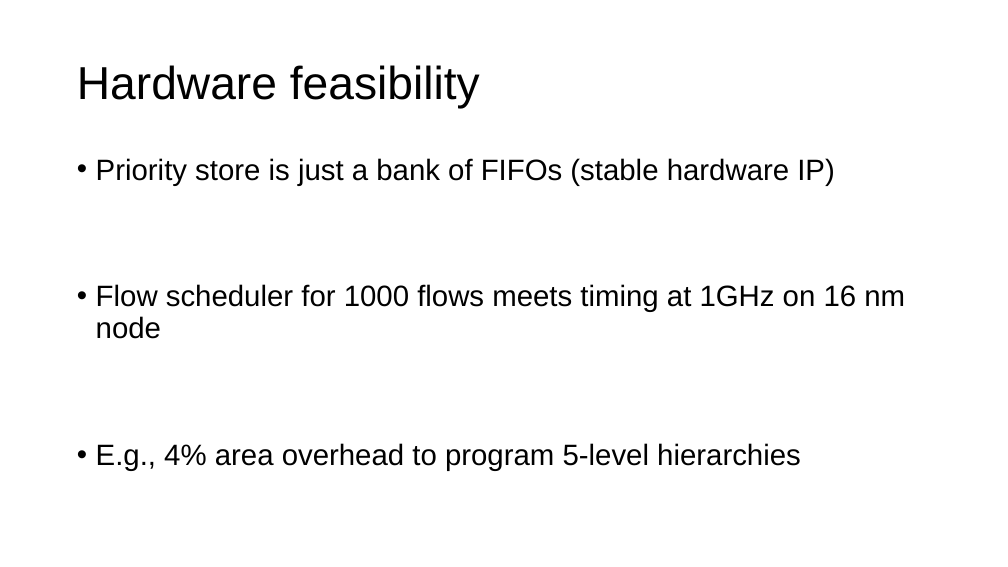
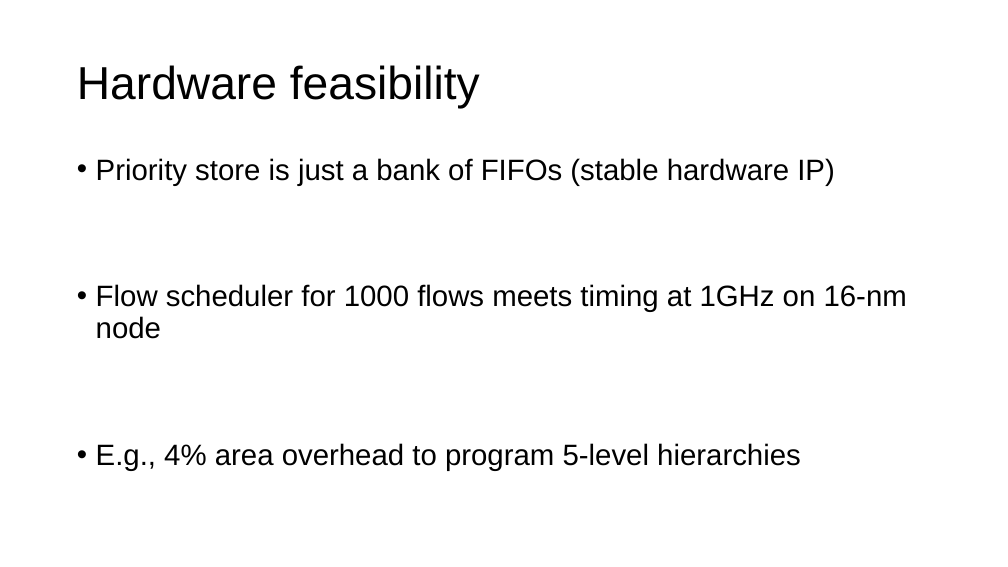
Before and after one commit to anirudhSK/pifo-domino-marple-ppts, a slide deck: slide 47 of domino_pifo.pptx (slide 51 before the commit). Drawn at 1008x567 pixels with LibreOffice and Linux fonts; fonts in the diff are those of the drawing. Boxes give left, top, right and bottom in pixels: in the first picture for what was removed or moved away, otherwise in the second. Text is boxed around its words. In the diff, an @@ line names an element or a change of style, - is before the commit and + after.

```diff
--- a/domino_pifo.pptx
+++ b/domino_pifo.pptx
@@ text at <box>96,284,907,339</box>: text changed @@
-• Flow scheduler for 1000 flows meets timing at 1GHz on 16 nm node
+• Flow scheduler for 1000 flows meets timing at 1GHz on 16-nm node
```
Also in this commit, not shown: 54 other slides changed, 2 slides added, 1 slide removed.
